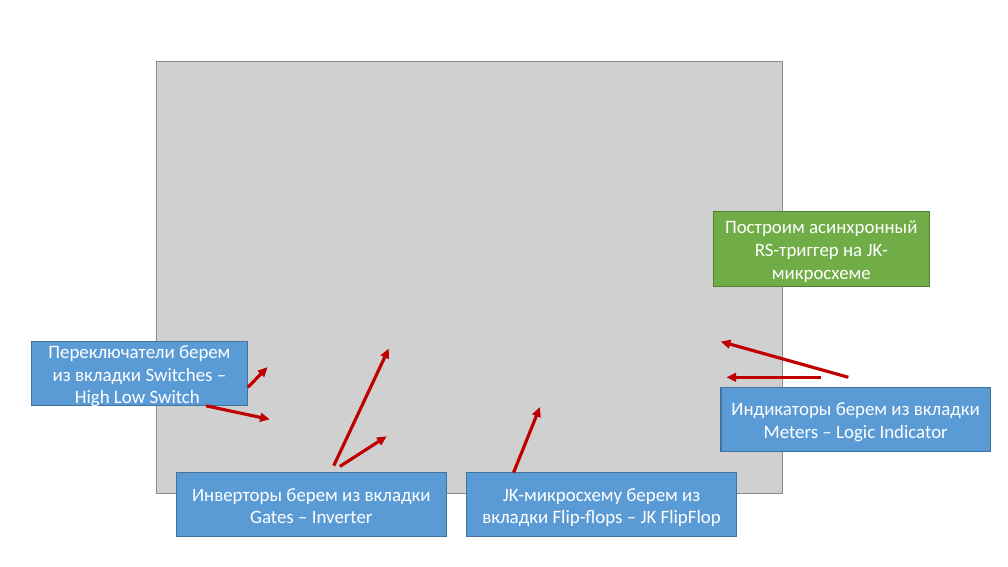
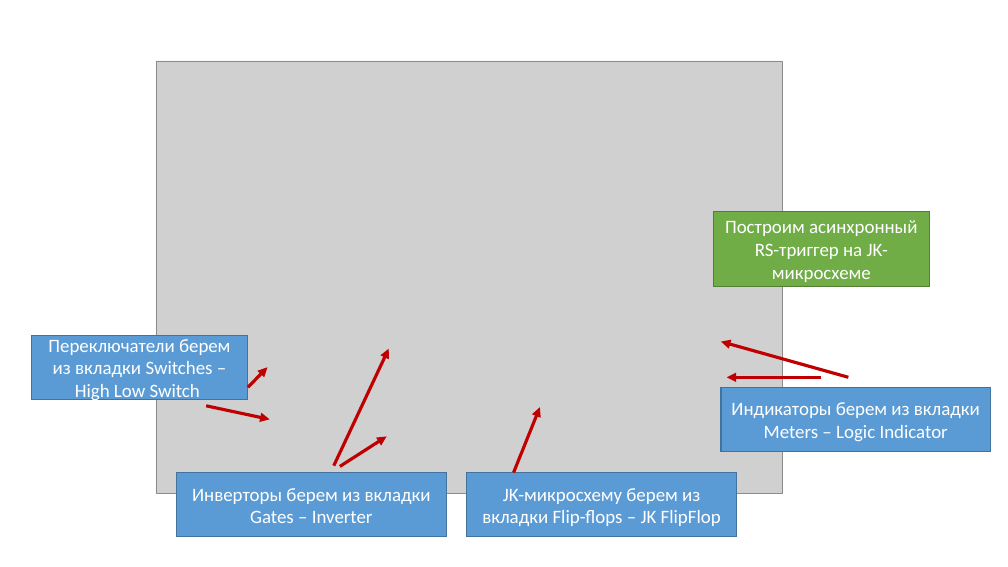
Before and after one commit to AnasEfi/silver-pestic, a slide deck: slide 2 of рубеж 3/презы/регистрхране.pptx. Drawn at 1008x567 pixels with LibreOffice and Linux fonts; fonts in the diff are those of the drawing; grey boxes stand for pictures. Boxes give left, top, right and bottom in pixels: in the first picture for what was removed or moved away, otherwise in the second. Text is boxed around its words. In the diff, an @@ line names an element or a change of style, - is before the commit and + after.

```diff
--- a/рубеж 3/презы/регистрхране.pptx
+++ b/рубеж 3/презы/регистрхране.pptx
@@ rectangle "Переключатели берем из вкладки Switches ...": place and size @@
-rectangle "Переключатели берем из вкладки Switches ..." at [31, 342, 248, 406]
+rectangle "Переключатели берем из вкладки Switches ..." at [31, 335, 248, 399]
```
Also in this commit, not shown: 3 other files.
